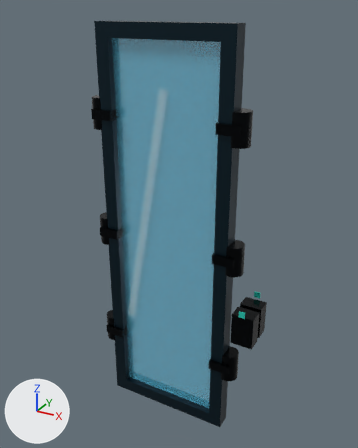
The glTF model output/structural_windows/glb/screen_window_1pan_2level.glb: old version first, new version second.
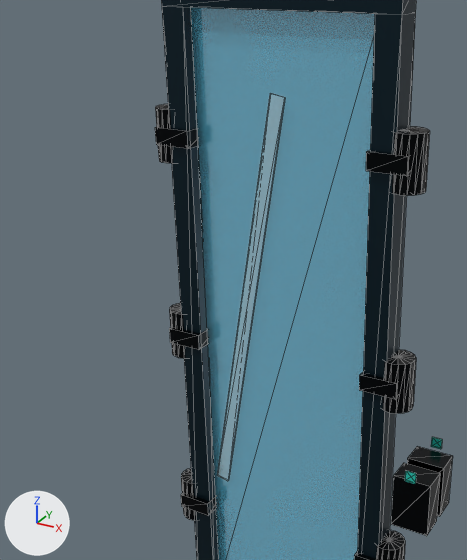
The first picture shows the older version from a 50 mm lens placed at (1.66, -2.84, 3.09), pointed at (0.06, 0.06, 1.64). The close-ups show the older and then the newer version on the part from 0% to 77% of the width and 7% to 81% of the height of that picture. Only the edits that show in the close-ups are written down. Arrows for +X, +Y and +Z are at lower left; the lights stay in place. The close-ups show mesh edges as thin lines. Where no turn or scale is listed for an object, it has been applied to the vertices.

Script lines for the objects in view, before the commit:
```python
me_mesh_10 = bpy.data.meshes.new('Mesh_10')
me_mesh_10.from_pydata(...)  # 36 vertices, 64 faces; spans x -0.07..0.07, y -0.07..0.07, z -0.11..0.11
me_mesh_10.materials.append(mat_screen_window_1pan_2level__slot_03__dark_hardware)  # black #070c10
me_mesh_20 = bpy.data.meshes.new('Mesh_20')
me_mesh_20.from_pydata(...)  # a box spanning x -0.08..0.08, y -0.055..0.055, z -0.12..0.12
me_mesh_20.materials.append(mat_screen_window_1pan_2level__slot_03__dark_hardware)  # black #070c10
me_mesh_21 = bpy.data.meshes.new('Mesh_21')
me_mesh_21.from_pydata(...)  # a box spanning x -0.0225..0.0225, y -0.004..0.004, z -0.0225..0.0225
me_mesh_21.materials.append(mat_screen_window_1pan_2level__slot_04__accent)  # cyan #2dd4bf
me_mesh_5 = bpy.data.meshes.new('Mesh_5')
me_mesh_5.from_pydata(...)  # 8 vertices, 12 faces; spans x -0.2..0.2, y 0.0, z -0.92..0.92
me_mesh_5.materials.append(mat_screen_window_1pan_2level__fixed__glass_reflection)  # pale blue #dff8ff
ob_control_back_box = bpy.data.objects.new('Control_Back_Box', me_mesh_20)
ob_control_back_box.location = (0.66, 0.074, 1.02)
ob_control_back_status = bpy.data.objects.new('Control_Back_Status', me_mesh_21)
ob_control_back_status.location = (0.66, 0.146, 1.17)
ob_hinge_left_0_8 = bpy.data.objects.new('Hinge_Left_0.8', me_mesh_10)
ob_hinge_left_0_8.location = (-0.524, 0.0, 2.4)
ob_reflection_stripe_1 = bpy.data.objects.new('Reflection_Stripe_1', me_mesh_5)
ob_reflection_stripe_1.location = (-0.176, -0.022, 1.68)
# also in view: 'Frame_Right' at (0.45, 0.0, 1.5); 'Hinge_Brace_1_0.5' at (0.47, 0.0, 1.5); 'Control_Front_Box' at (0.66, -0.07, 1.02); 'Hinge_Right_0.5' at (0.52, 0.0, 1.5); 'Hinge_Brace_-1_0.5' at (-0.47, 0.0, 1.5)
```
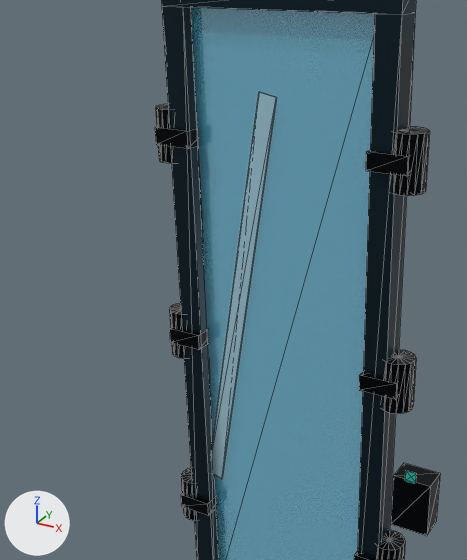
Boxes (x1, y1, x2, y2) around the edits, measured in the close-ups (467 x 560 px):
'Reflection_Stripe_1', moved
    before: (217, 93, 285, 481)
    after: (211, 92, 277, 480)
'Control_Back_Box', deleted (black)
    before: (407, 446, 453, 517)
'Control_Back_Status', deleted
    before: (431, 437, 442, 449)

Edits to the bpy script that builds the scene:
```text
Change ob_reflection_stripe_1:
    ob_reflection_stripe_1.location: (-0.176, -0.022, 1.68) -> (-0.22, -0.022, 1.68)
Remove ob_control_back_box:
    ob_control_back_box = bpy.data.objects.new('Control_Back_Box', me_mesh_20)
    ob_control_back_box.location = (0.66, 0.074, 1.02)
Remove ob_control_back_status:
    ob_control_back_status = bpy.data.objects.new('Control_Back_Status', me_mesh_21)
    ob_control_back_status.location = (0.66, 0.146, 1.17)
```
